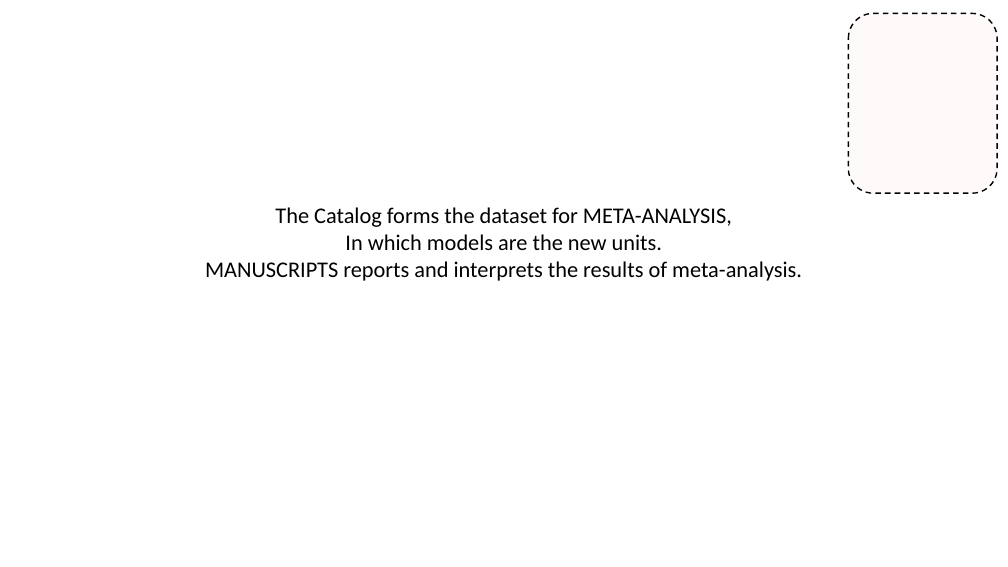
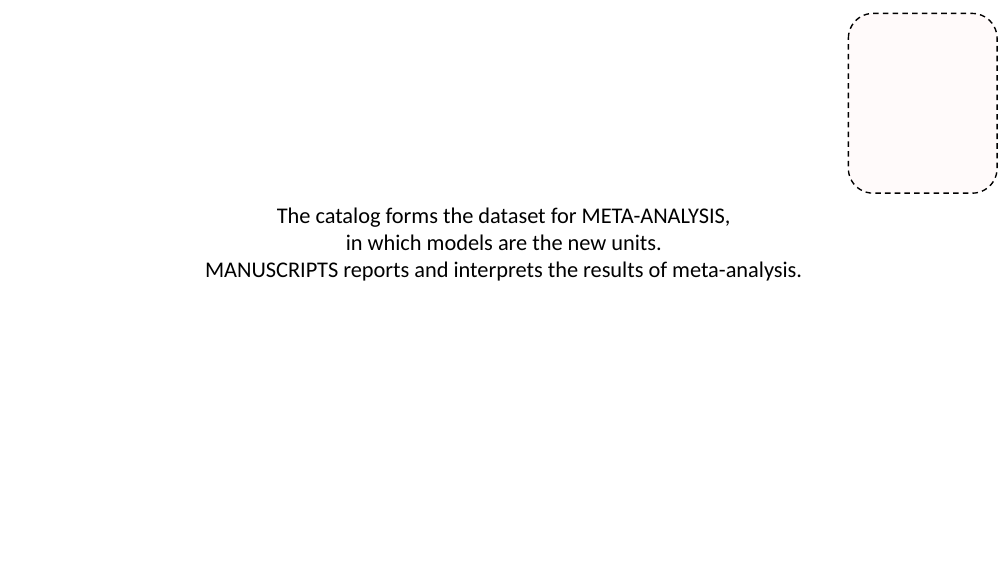
Before and after one commit to IALSA/IALSA-2015-Portland, a slide deck: slide 27 of pubs/2016-talks/2016-06-09-cpa/ppt/koval-etal-2016-06-10-cpa.pptx (slide 26 before the commit). Drawn at 1008x567 pixels with LibreOffice and Linux fonts; fonts in the diff are those of the drawing; background and template pictures are left out. Boxes give left, top, right and bottom in pixels: in the first picture for what was removed or moved away, otherwise in the second. Text is boxed around its words. In the diff, an @@ line names an element or a change of style, - is before the commit and + after.

```diff
--- a/pubs/2016-talks/2016-06-09-cpa/ppt/koval-etal-2016-06-10-cpa.pptx
+++ b/pubs/2016-talks/2016-06-09-cpa/ppt/koval-etal-2016-06-10-cpa.pptx
@@ text at bbox=[277, 207, 731, 250]: text changed @@
-The Catalog forms the dataset for META-ANALYSIS,
-In which models are the new units.
+The catalog forms the dataset for META-ANALYSIS,
+in which models are the new units.
```
Also in this commit, not shown: 21 other slides changed, 2 slides added, 1 slide removed, 1 other file.
